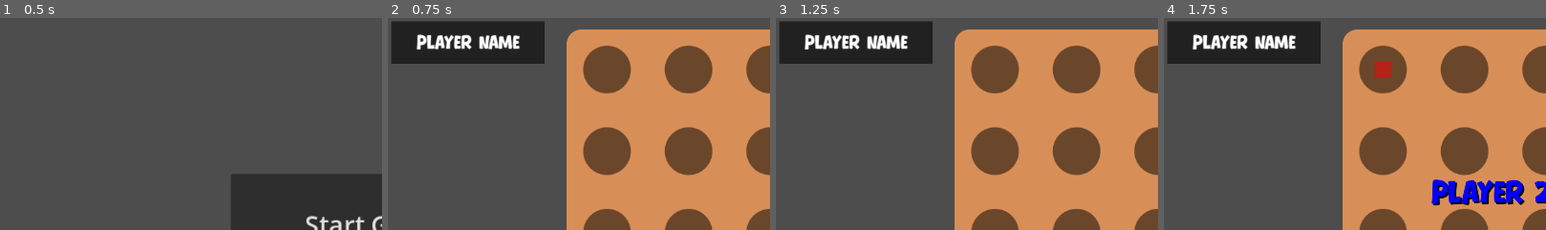
Above: before the commit, frames 1-4 (left to right).
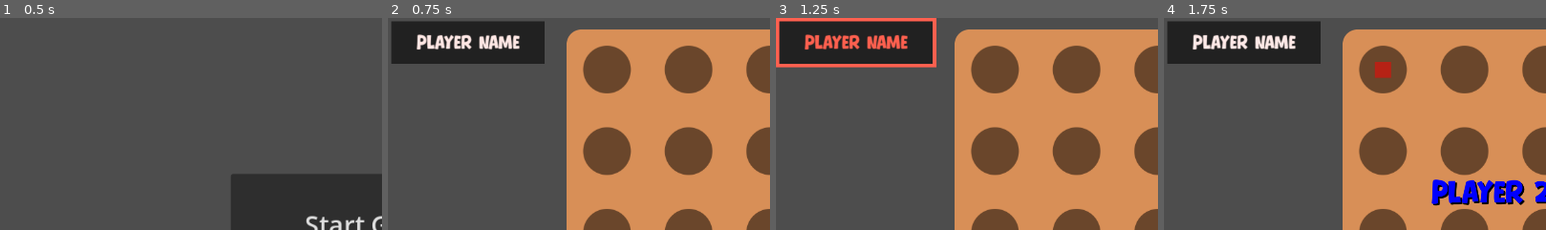
Above: after the commit, the same moments.

Repository: morfyy/4square
Game: Godot game, scene res://scenes/menu.tscn
The game is run twice, just before and just after one commit, with the same random seed, the same clock (stepped at 60 frames per second) and the same inputs.
Inputs (mouse positions are % of the whole screen's width and height, from its top left):
- Up to frame 1 (0.5 s): no input
- Up to frame 2 (0.75 s): click "Start Game" at 0.5 s
- Up to frame 3 (1.25 s): no input
- Up to frame 4 (1.75 s): click (29, 12) at 1.25 s
The pictures show only the part of the screen within x 0-50%, y 0-50%; the shares and areas given below are measured in that part.

Frame 1 is identical in both runs. In frame 2, 0.7% of the frame differs, in the area x 7-35%, y 8-15%; in frame 3, 3.3%, in the area x 0-42%, y 0-24%; in frame 4, less than 0.1%.

Commit message:
refactor: Streamline player code to fixed player count of 2.

Diff:
--- a/scenes/game.gd
+++ b/scenes/game.gd
@@ -19,26 +19,28 @@
 
 func _ready() -> void:
 	signals.connect("local_move_requested", local_move_requested)
+	icons[0].activate()
 
-
-
-
-func create(my_gridsize:Vector2i) -> void:
+func create(my_gridsize:Vector2i, p1name:String, p1type:Player.Type, p2name:String, p2type:Player.Type) -> void:
 	gridsize = my_gridsize
 	board.generate(my_gridsize)
 
-func add_player(player_name:String, player_type:Player.Type) -> void:
-	var new_player:Player = player_pck.instantiate()
-	new_player.username = player_name
-	new_player.type = player_type
+	var p1:Player = player_pck.instantiate()
+	var p2:Player = player_pck.instantiate()
+	p1.username = p1name
+	p2.username = p2name
+	p1.type = p1type
+	p2.type = p2type
 
-	new_player.id = players.get_child_count()
+	p1.id = 0
+	p2.id = 1
 
-	if new_player.id == 0:
-		new_player.is_active = true
+	p1.is_active = true
 
-	players.add_child(new_player)
-	new_player.connect("move_submitted", move_submitted)
+	players.add_child(p1)
+	players.add_child(p2)
+	p1.connect("move_submitted", move_submitted)
+	p2.connect("move_submitted", move_submitted)
 
 
 
@@ -56,8 +58,7 @@
 
 	get_active_player().is_active = false
 	icons[active_player].deactivate()
-	active_player += 1
-	active_player = active_player % players.get_child_count()
+	active_player = int(!bool(active_player))
 	get_active_player().is_active = true
 	icons[active_player].activate()
 
--- a/scenes/menu.gd
+++ b/scenes/menu.gd
@@ -8,7 +8,5 @@
 func _on_start_pressed() -> void:
 	var new_game:Game = game.instantiate()
 	get_tree().root.add_child(new_game)
-	new_game.create(Vector2i(5,5))
-	new_game.add_player("Player 1", Player.Type.LOCAL)
-	new_game.add_player("Player 2", Player.Type.LOCAL)
+	new_game.create(Vector2i(5,5), "Player 1", Player.Type.LOCAL, "Player 2", Player.Type.LOCAL)
 	queue_free()
--- a/scenes/player_icon.gd
+++ b/scenes/player_icon.gd
@@ -8,6 +8,8 @@
 
 func _ready() -> void:
 	$ColorRect.color = color
+	$ColorRect.scale = Vector2(0.9,0.7)
+	$Label.modulate = Color.WHITE
 
 
 func activate() -> void:
